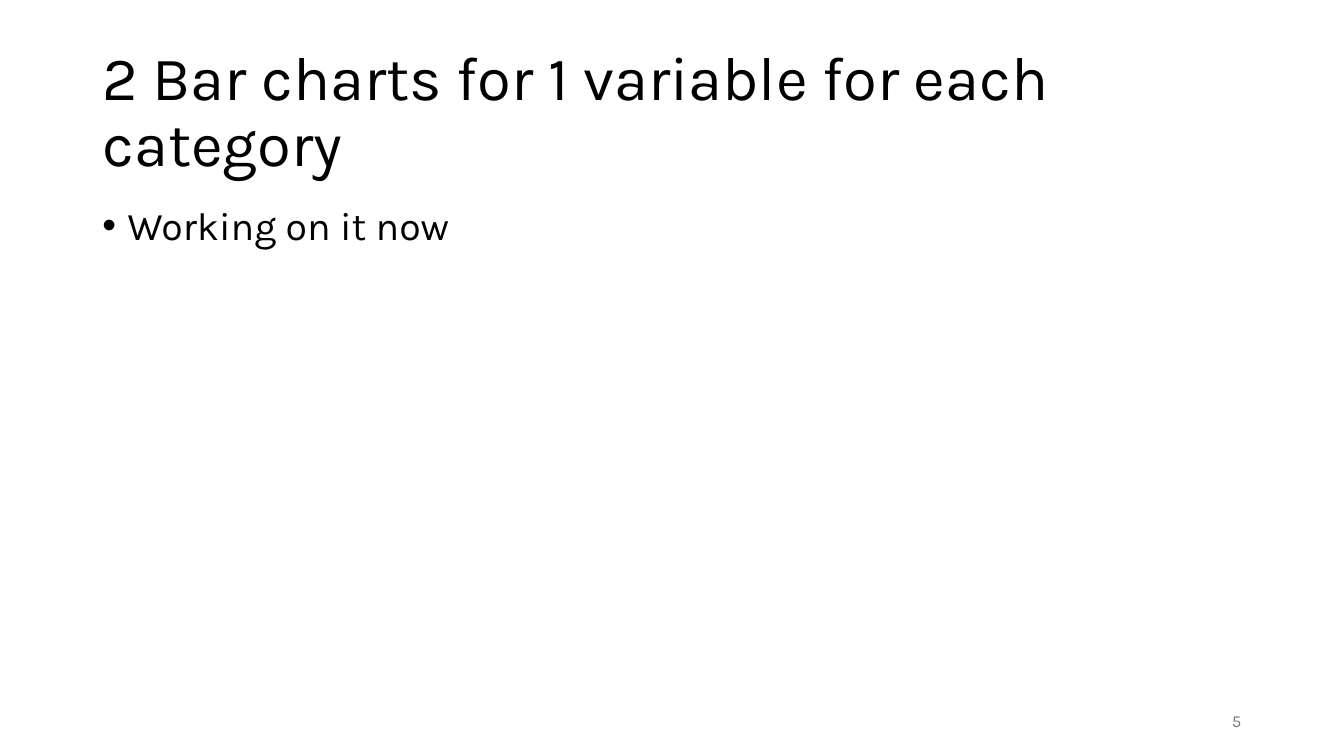
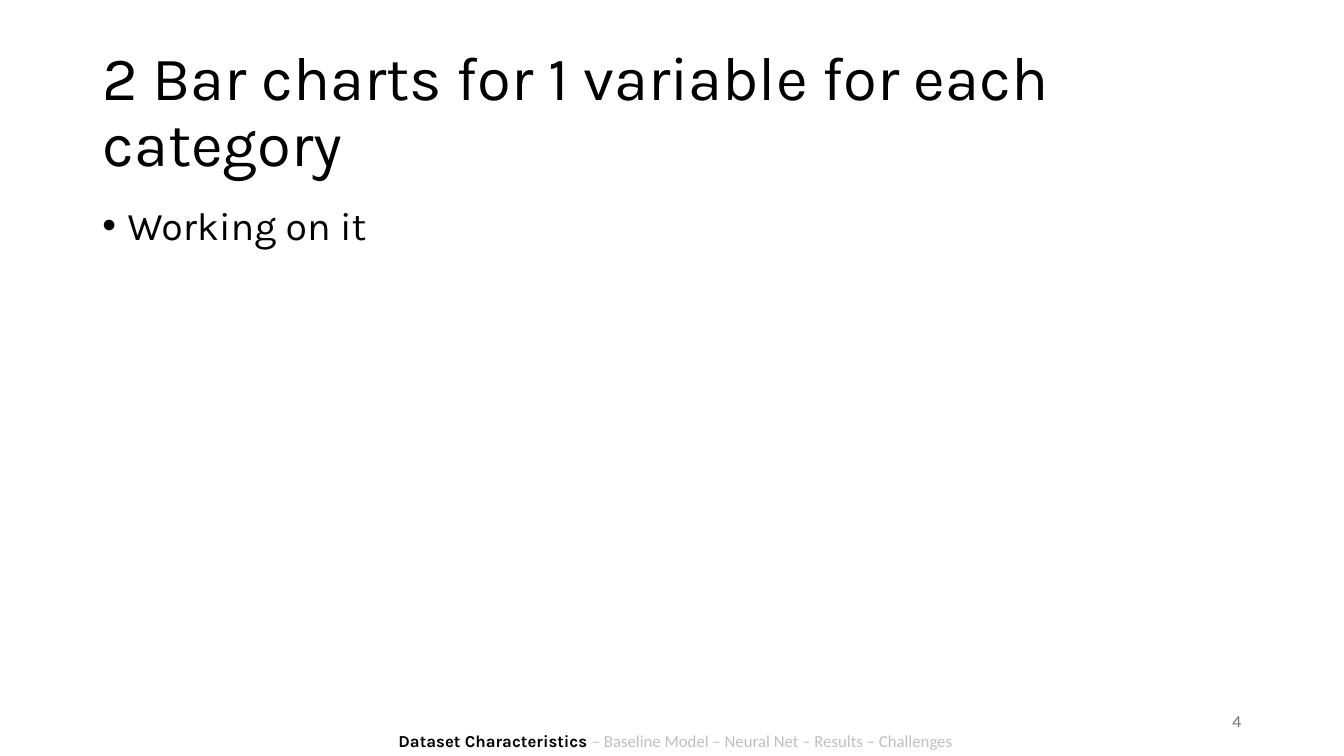
Before and after one commit to antonroefer/bakery-sales-prediction-group-3, a slide deck: slide 4 of 4_Presentation/Group 3.pptx (slide 5 before the commit). Drawn at 1344x756 pixels with LibreOffice and Linux fonts; fonts in the diff are those of the drawing. Boxes give left, top, right and bottom in pixels: in the first picture for what was removed or moved away, otherwise in the second. Text is boxed around its words. In the diff, an @@ line names an element or a change of style, - is before the commit and + after.

```diff
--- a/4_Presentation/Group 3.pptx
+++ b/4_Presentation/Group 3.pptx
@@ text at (128,213,366,250): text changed @@
-• Working on it now
+• Working on it
@@ page number at (1232,716,1241,727): text changed @@
-5
+4
@@ text added at (398,735,952,750), 12 pt, text #BFBFBF @@
+Dataset Characteristics – Baseline Model – Neural Net – Results – Challenges
```
Also in this commit, not shown: 8 other slides changed, 7 slides added, 2 slides removed.
